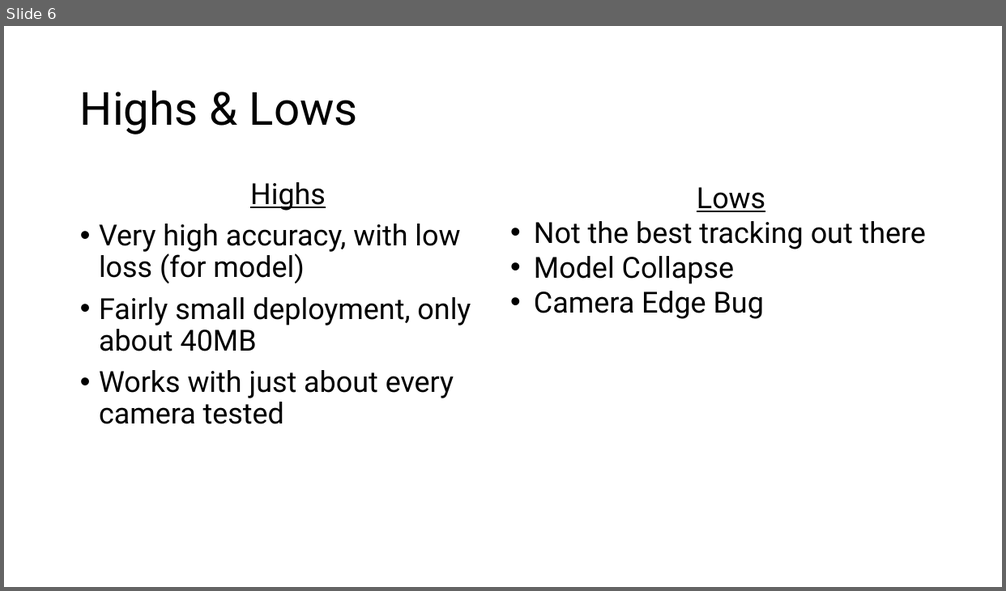
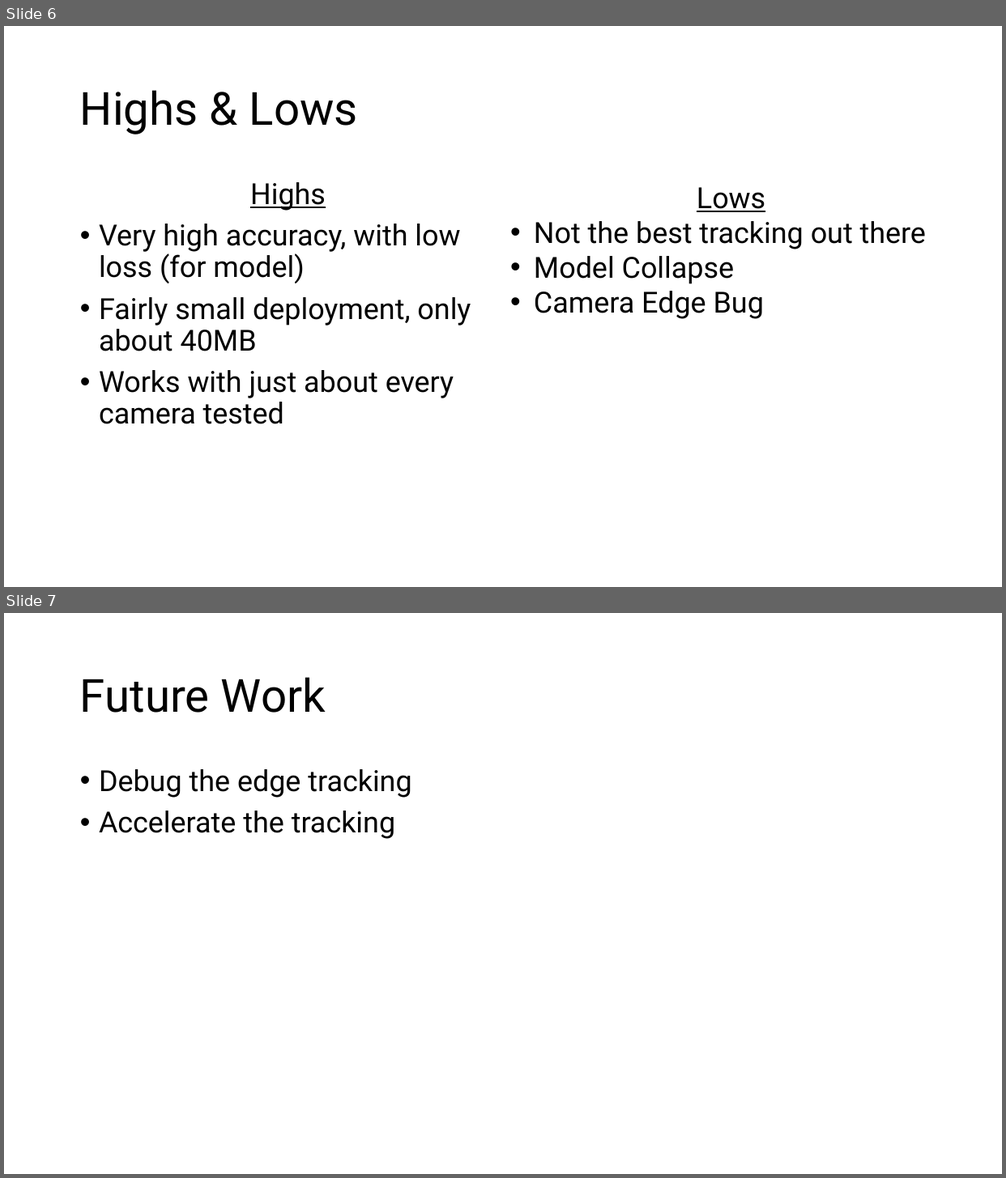
Before and after one commit to Archangelectra/embedded_ai, a slide deck: final project/AI Presentation.pptx. Shown one above the other, each under a label of ours: slide 6 before the commit, slides 6 and 7 after it. The pictures are 1006x591 and 1006x1178 pixels, drawn with LibreOffice and Linux fonts; fonts in the diff are those of the drawing. Boxes give left, top, right and bottom in pixels: in the first picture for what was removed or moved away, otherwise in the second. Text is boxed around its words. In the diff, an @@ line names an element or a change of style, - is before the commit and + after.

Commit message:
forgot to update slideshow

```diff
--- a/final project/AI Presentation.pptx
+++ b/final project/AI Presentation.pptx
@@ slide 7 added at <box>4,613,1002,1174</box>, background #FFFFFF @@
@@ title added at <box>80,677,326,713</box>, 44 pt, text #000000 @@
+Future Work
@@ text added at <box>99,769,411,839</box>, 28 pt, text #000000 @@
+• Debug the edge tracking
+• Accelerate the tracking
```
